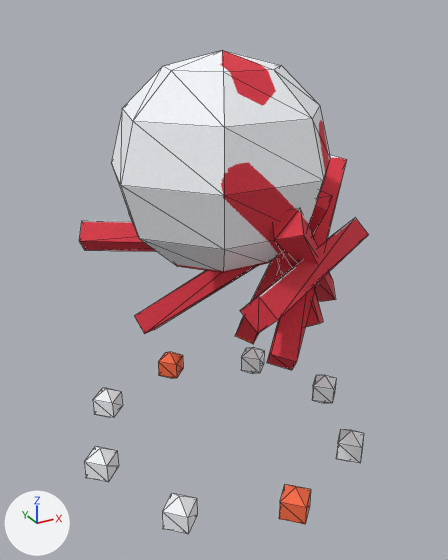
One commit to the glTF model server/src/main/resources/public/models/life/octopus.glb: the scene before it, then after it.
The view is the same before and after, from a 50 mm camera at (-1.094, -2.0, 0.935) aimed at (0.008, 0.004, -0.067). Every picture has the same lights, and +X, +Y and +Z are marked at lower left. The first picture is the older version. Mesh edges are drawn as thin lines. Vertices at exactly the same position are counted once.

Objects in the first picture: 'octo_body'.
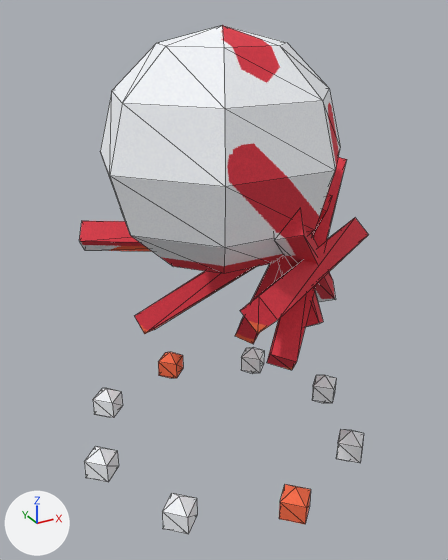
Where the change shows, as pixel boxes (x1, y1, x2, y2) in the pictures (448 x 560 px; the box of a moved part takes in the faces that stretch with it):
```json
{"object": "octo_body", "change": "reshaped", "before": [79, 50, 369, 534], "after": [79, 25, 369, 534]}
{"part": 1, "of": "me_octo_body", "change": "moved or reshaped", "before": [111, 50, 330, 273], "after": [100, 25, 340, 274]}
{"part": 2, "of": "me_octo_body", "change": "surface changed", "before": [79, 66, 358, 370], "after": [79, 43, 358, 370]}
```

Edits to the scene script, one JSON object a line:
```json
{"block": "me_octo_body", "where": "# used by ob_octo_body; location = (0.0, 0.0, 0.0)"}
{"op": "remove", "block": "me_octo_body", "code": "me_octo_body.from_pydata(...)  # 201 vertices, 326 faces; spans x -0.63..0.75, y -0.63..0.67, z -0.84..0.8"}
{"op": "add", "block": "me_octo_body", "code": "me_octo_body.from_pydata(...)  # 201 vertices, 326 faces; spans x -0.63..0.75, y -0.63..0.67, z -0.84..0.88"}
{"block": "me_octo_body", "change": "me_octo_body part 1: the loose piece of 37 vertices spanning x -0.43..0.43, y -0.36..0.4, z 0.0..0.8 is scaled about the mesh origin by (1.09, 1.1, 1.1)"}
{"block": "me_octo_body", "change": "me_octo_body part 2: 181 kept faces spanning x -0.47..0.75, y -0.5..0.67, z -0.58..0.82 get new texture (UV) coordinates"}
```
